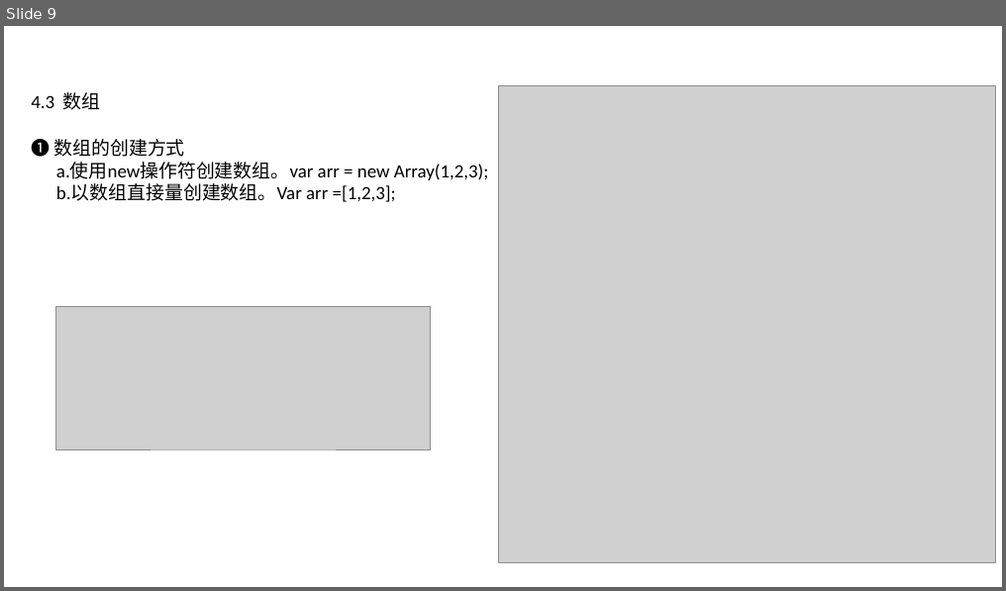
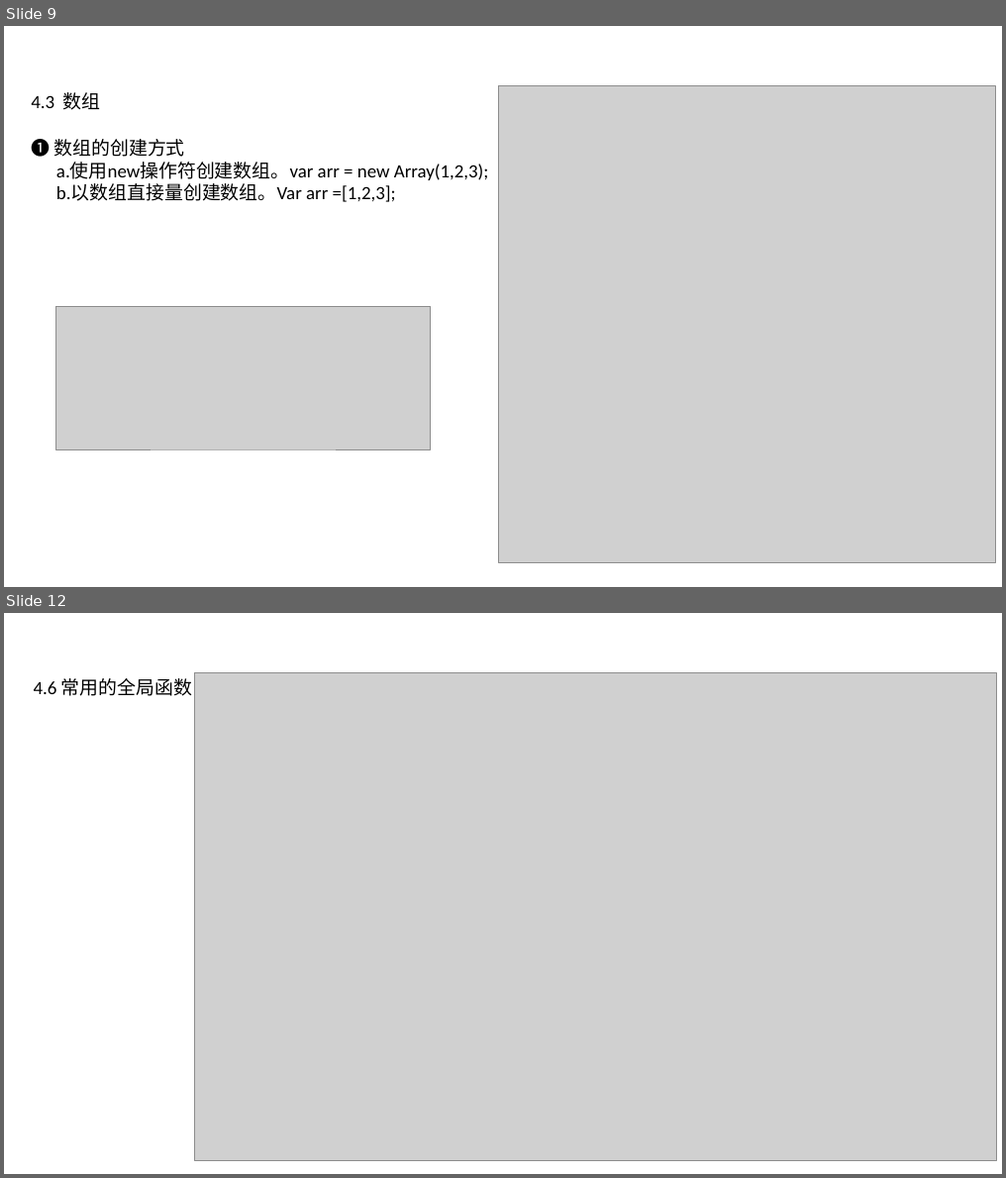
Before and after one commit to hiliny/lessonProject, a slide deck: documents/Javascript语言基础.pptx. Shown one above the other, each under a label of ours: slide 9 before the commit, slides 9 and 12 after it; the slides between them are not shown. The pictures are 1006x591 and 1006x1178 pixels, drawn with LibreOffice and Linux fonts; fonts in the diff are those of the drawing; grey boxes stand for pictures; background and template pictures are left out. Boxes give left, top, right and bottom in pixels: in the first picture for what was removed or moved away, otherwise in the second. Text is boxed around its words. In the diff, an @@ line names an element or a change of style, - is before the commit and + after.

```diff
--- a/documents/Javascript语言基础.pptx
+++ b/documents/Javascript语言基础.pptx
@@ slide 12 added at box(4, 613, 1002, 1174), background picture (left out) @@
@@ text added at box(34, 678, 192, 696), 18 pt, text #000000 @@
+4.6 常用的全局函数
@@ picture added at box(194, 672, 997, 1161) @@
```
Also in this commit, not shown: 4 other slides added, 5 slides removed, 1 other file.
